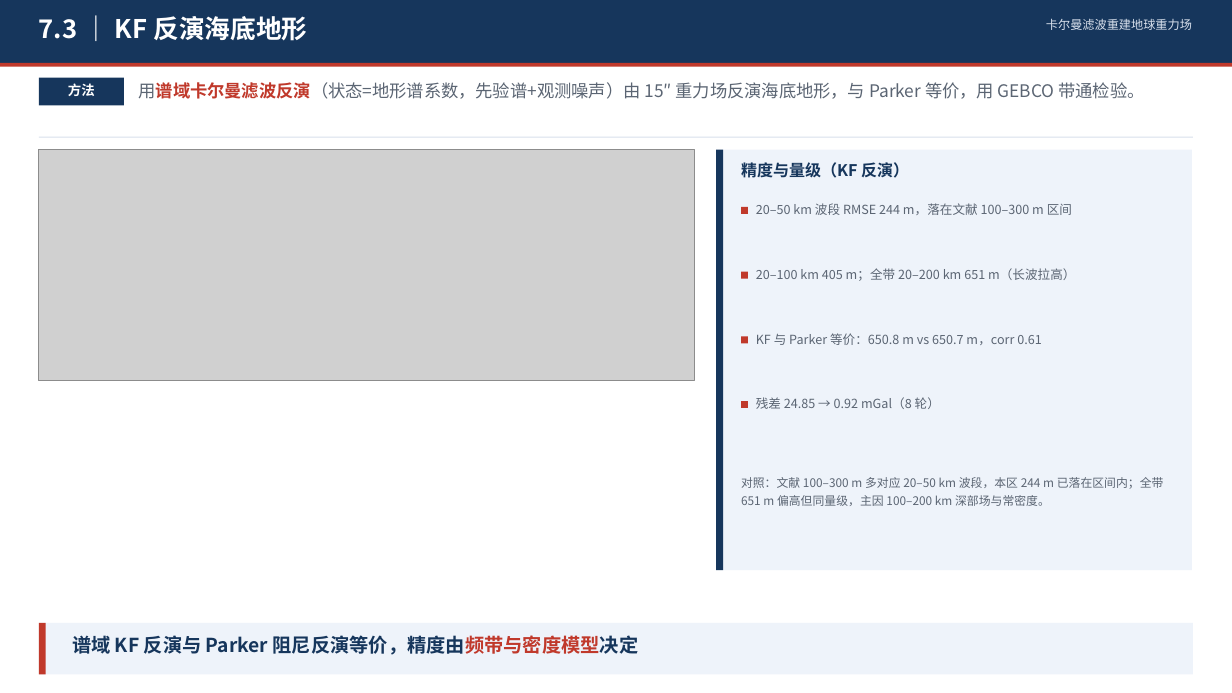
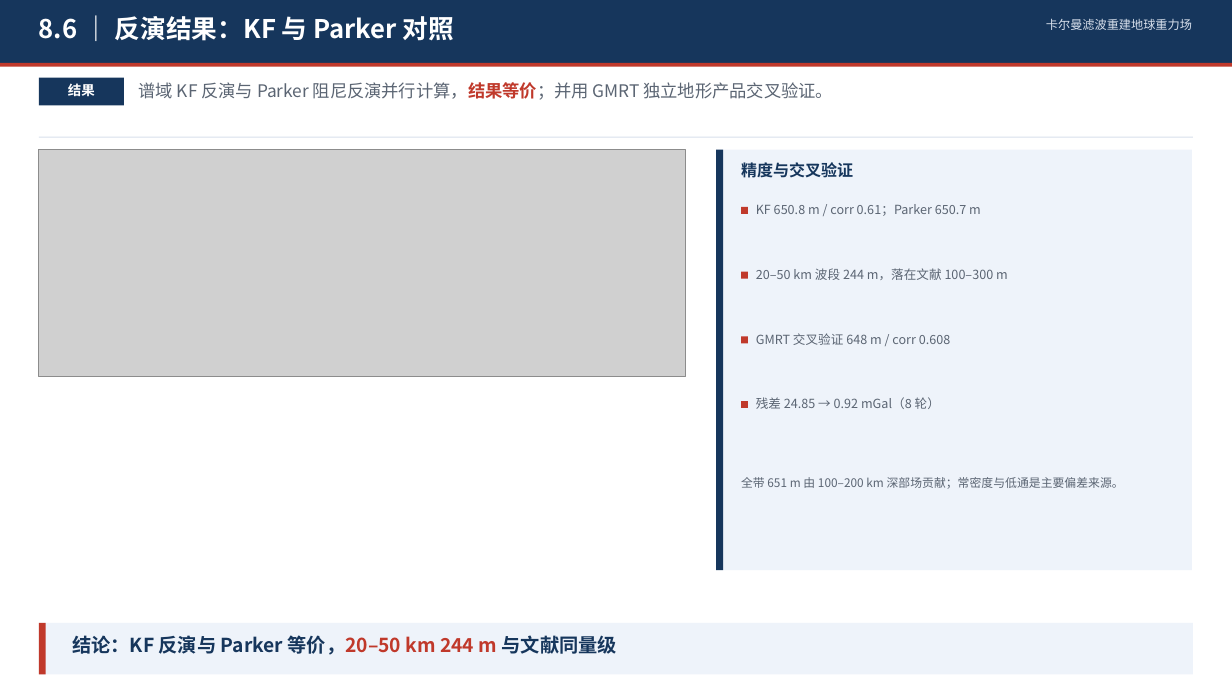
Before and after one commit to shuyunkai/kalman_gravity, a slide deck: slide 18 of ppt/卡尔曼滤波重建地球重力场_含研究内容.pptx (slide 12 before the commit). Drawn at 1232x693 pixels with LibreOffice and Linux fonts; fonts in the diff are those of the drawing; grey boxes stand for pictures. Boxes give left, top, right and bottom in pixels: in the first picture for what was removed or moved away, otherwise in the second. Text is boxed around its words. In the diff, an @@ line names an element or a change of style, - is before the commit and + after.

Commit message:
refactor(ppt): 原理与验证分页, KF 方法页配示意图
- 7.2/7.3 只讲原理: 状态分解图 + 谱域增益曲线
- 8.5/8.6 放验证结果: GM9 断裂, KF 反演与 GMRT 交叉验证
- 汇报稿 19 页, 结构与 7.1->8.1 一致

```diff
--- a/ppt/卡尔曼滤波重建地球重力场_含研究内容.pptx
+++ b/ppt/卡尔曼滤波重建地球重力场_含研究内容.pptx
@@ text at box(39, 16, 454, 41): text changed @@
-7.3 ｜ KF 反演海底地形
+8.6 ｜ 反演结果：KF 与 Parker 对照
@@ text at box(68, 83, 95, 96): text changed @@
-方法
+结果
@@ text at box(139, 82, 833, 100): text changed @@
-用谱域卡尔曼滤波反演（状态=地形谱系数，先验谱+观测噪声）由 15″ 重力场反演海底地形，与 Parker 等价，用 GEBCO 带通检验。
+谱域 KF 反演与 Parker 阻尼反演并行计算，结果等价；并用 GMRT 独立地形产品交叉验证。
@@ picture: place and size @@
-picture at box(39, 150, 695, 380)
+picture at box(39, 150, 686, 377)
@@ text at box(741, 162, 853, 178): text changed @@
-精度与量级（KF 反演）
+精度与交叉验证
@@ text at box(756, 204, 981, 216): text changed @@
-20–50 km 波段 RMSE 244 m，落在文献 100–300 m 区间
+KF 650.8 m / corr 0.61；Parker 650.7 m
@@ text at box(756, 268, 1008, 280): text changed @@
-20–100 km 405 m；全带 20–200 km 651 m（长波拉高）
+20–50 km 波段 244 m，落在文献 100–300 m
@@ text at box(756, 333, 951, 345): text changed @@
-KF 与 Parker 等价：650.8 m vs 650.7 m，corr 0.61
+GMRT 交叉验证 648 m / corr 0.608
@@ text at box(741, 477, 1124, 489): text changed @@
-对照：文献 100–300 m 多对应 20–50 km 波段，本区 244 m 已落在区间内；全带 651 m 偏高但同量级，主因 100–200 km 深部场与常密度。
+全带 651 m 由 100–200 km 深部场贡献；常密度与低通是主要偏差来源。
@@ text at box(72, 635, 617, 655): text changed @@
-谱域 KF 反演与 Parker 阻尼反演等价，精度由频带与密度模型决定
+结论：KF 反演与 Parker 等价，20–50 km 244 m 与文献同量级
```
Also in this commit, not shown: 1 other slide changed, 2 slides added, 4 other files.
